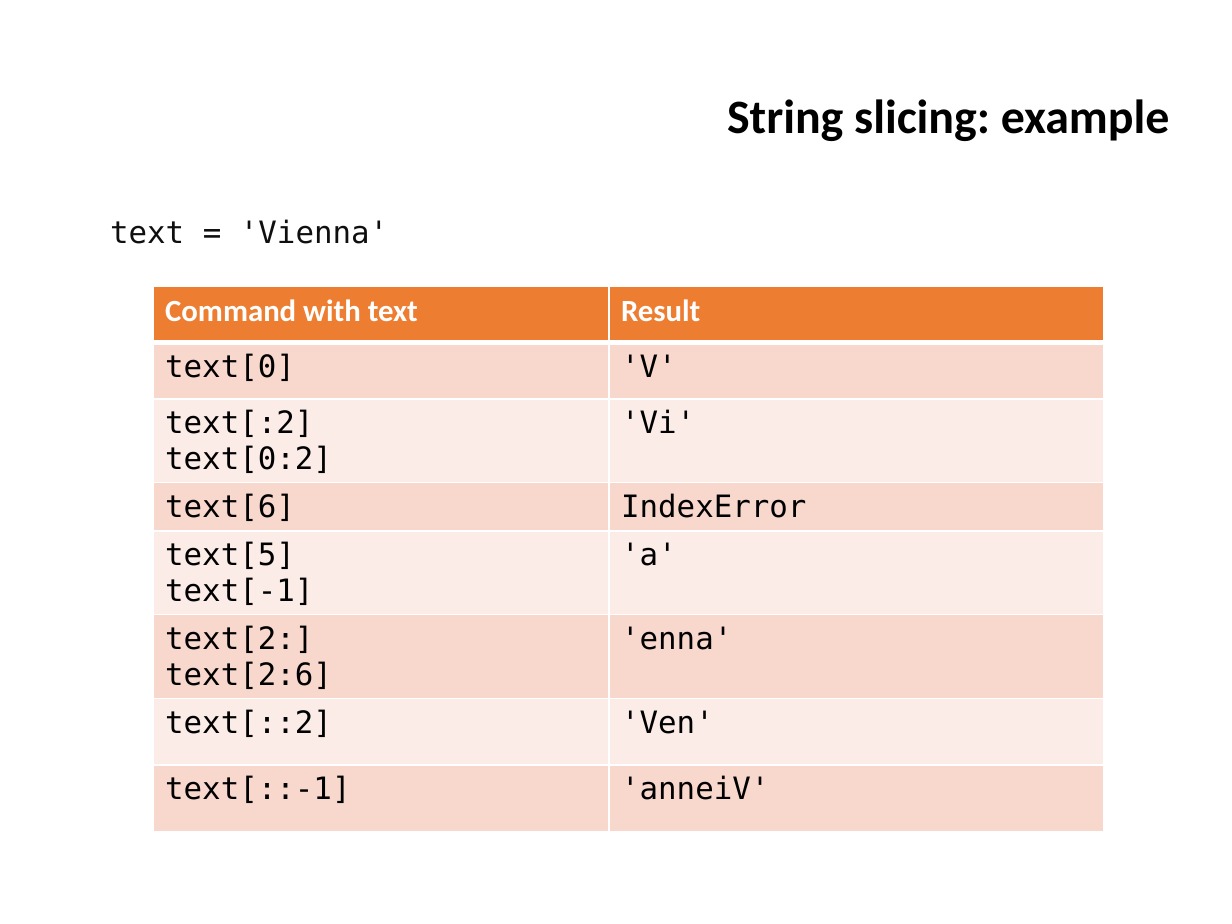
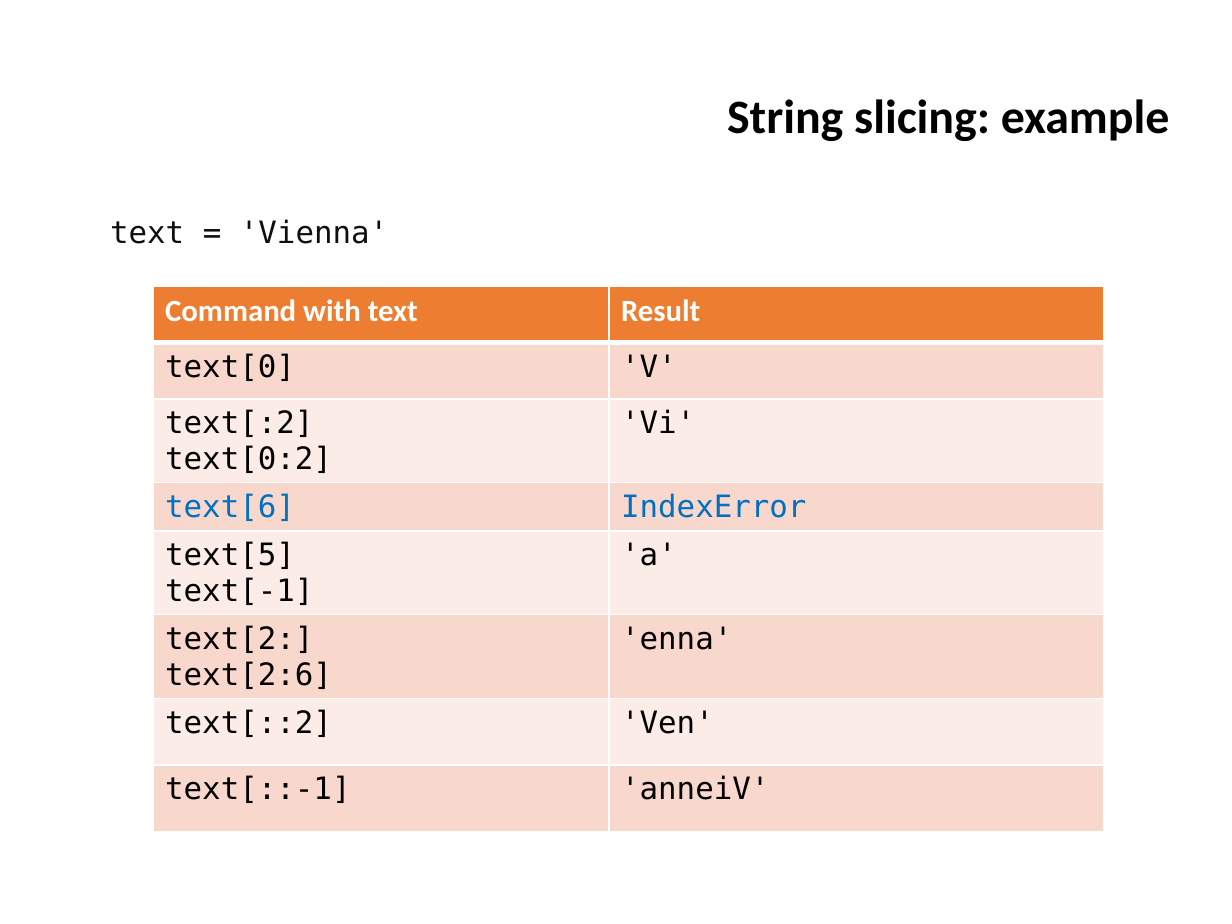
Before and after one commit to ifromm/fcsp, a slide deck: slide 20 of Slides/unit_4_prog_1.pptx (slide 68 before the commit). Drawn at 1232x924 pixels with LibreOffice and Linux fonts; fonts in the diff are those of the drawing; background and template pictures are left out. Boxes give left, top, right and bottom in pixels: in the first picture for what was removed or moved away, otherwise in the second. Text is boxed around its words. In the diff, an @@ line names an element or a change of style, - is before the commit and + after.

```diff
--- a/Slides/unit_4_prog_1.pptx
+++ b/Slides/unit_4_prog_1.pptx
@@ table at box(153, 286, 1103, 839) @@
@@ text colour #000000 to #0070C0 in "text[6]", "IndexError" @@
```
Also in this commit, not shown: 24 other slides changed, 49 slides removed.
